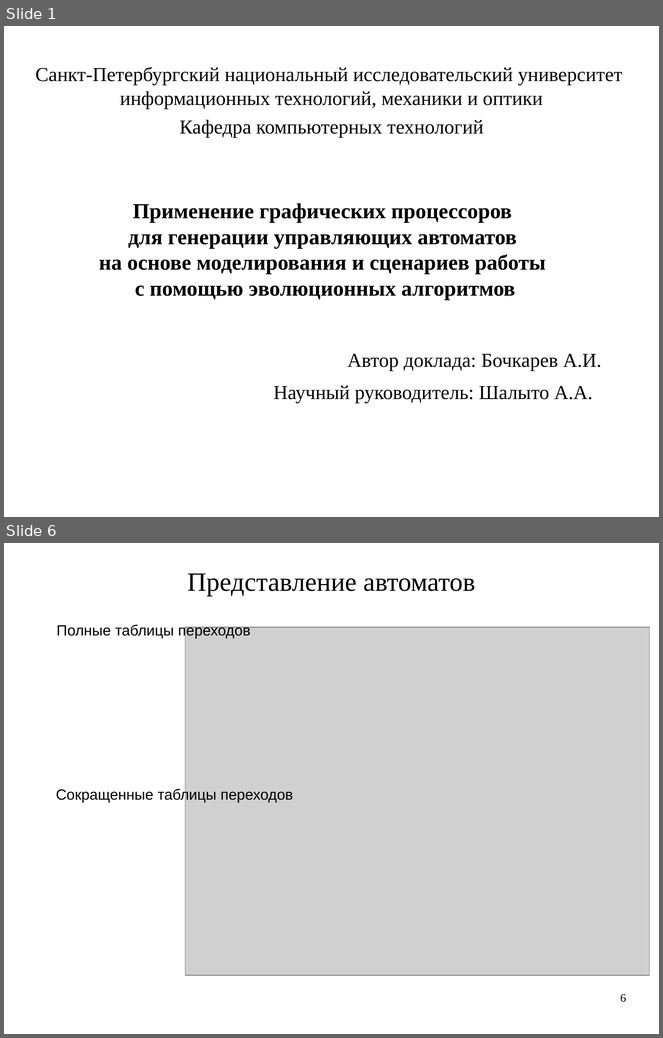
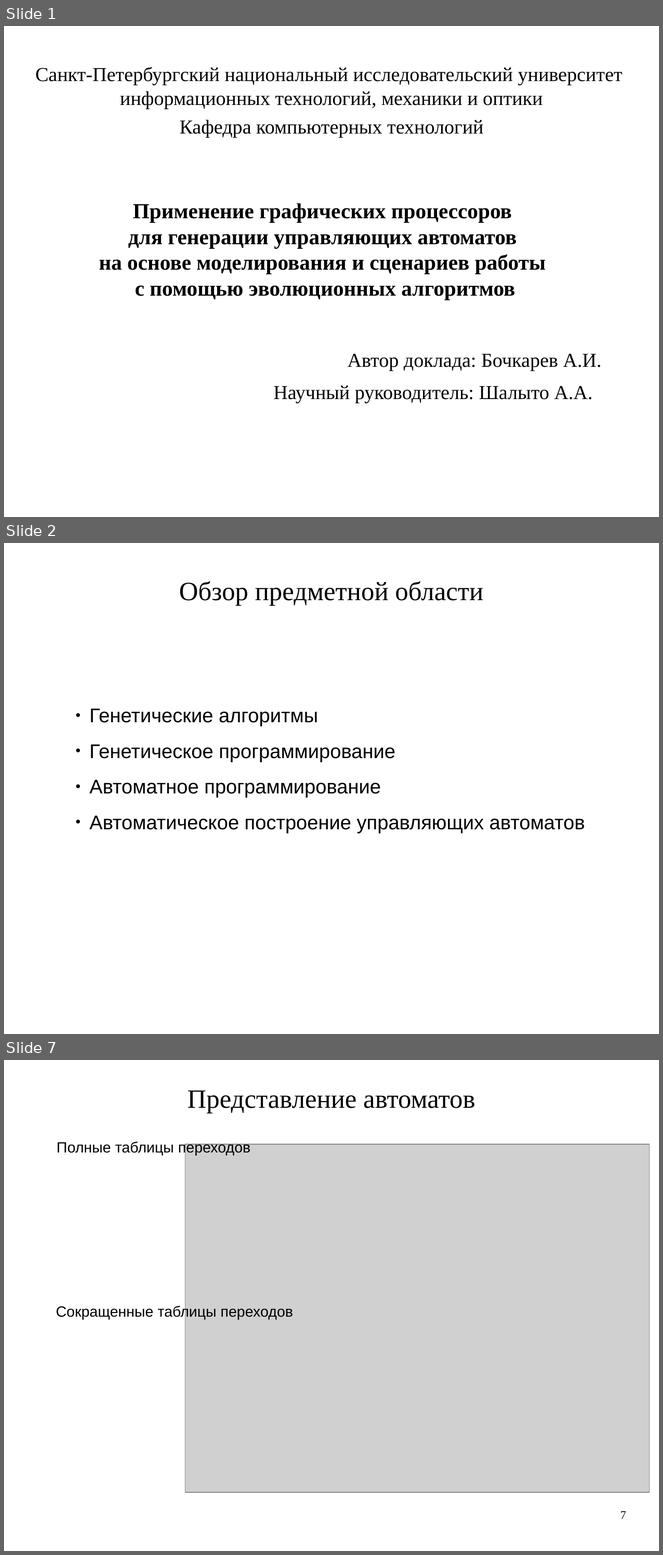
Before and after one commit to artem-bochkarev/master-work, a slide deck: Papers/PresentationKMU.odp. Shown one above the other, each under a label of ours: slides 1 and 6 before the commit, slides 1, 2 and 7 after it; the slides between them are not shown. The pictures are 663x1038 and 663x1555 pixels, drawn with LibreOffice and Linux fonts; fonts in the diff are those of the drawing; grey boxes stand for pictures. Boxes give left, top, right and bottom in pixels: in the first picture for what was removed or moved away, otherwise in the second. Text is boxed around its words. In the diff, an @@ line names an element or a change of style, - is before the commit and + after.

```diff
--- a/Papers/PresentationKMU.odp
+++ b/Papers/PresentationKMU.odp
@@ slide 2 added at [4,543,659,1034], background #FFFFFF @@
@@ text added at [179,581,483,605], 32 pt, text #000000 @@
+Обзор предметной области
@@ text added at [89,708,585,834], 24 pt, text #000000 @@
+● Генетические алгоритмы
+● Генетическое программирование
+● Автоматное программирование
+● Автоматическое построение управляющих автоматов
@@ what was slide 6 is now slide 7 @@
@@ page number at [621,1511,626,1519]: text changed @@
-6
+7
```
Also in this commit, not shown: 12 slides changed, 5 other slides added, 2 slides removed, 6 other files.
